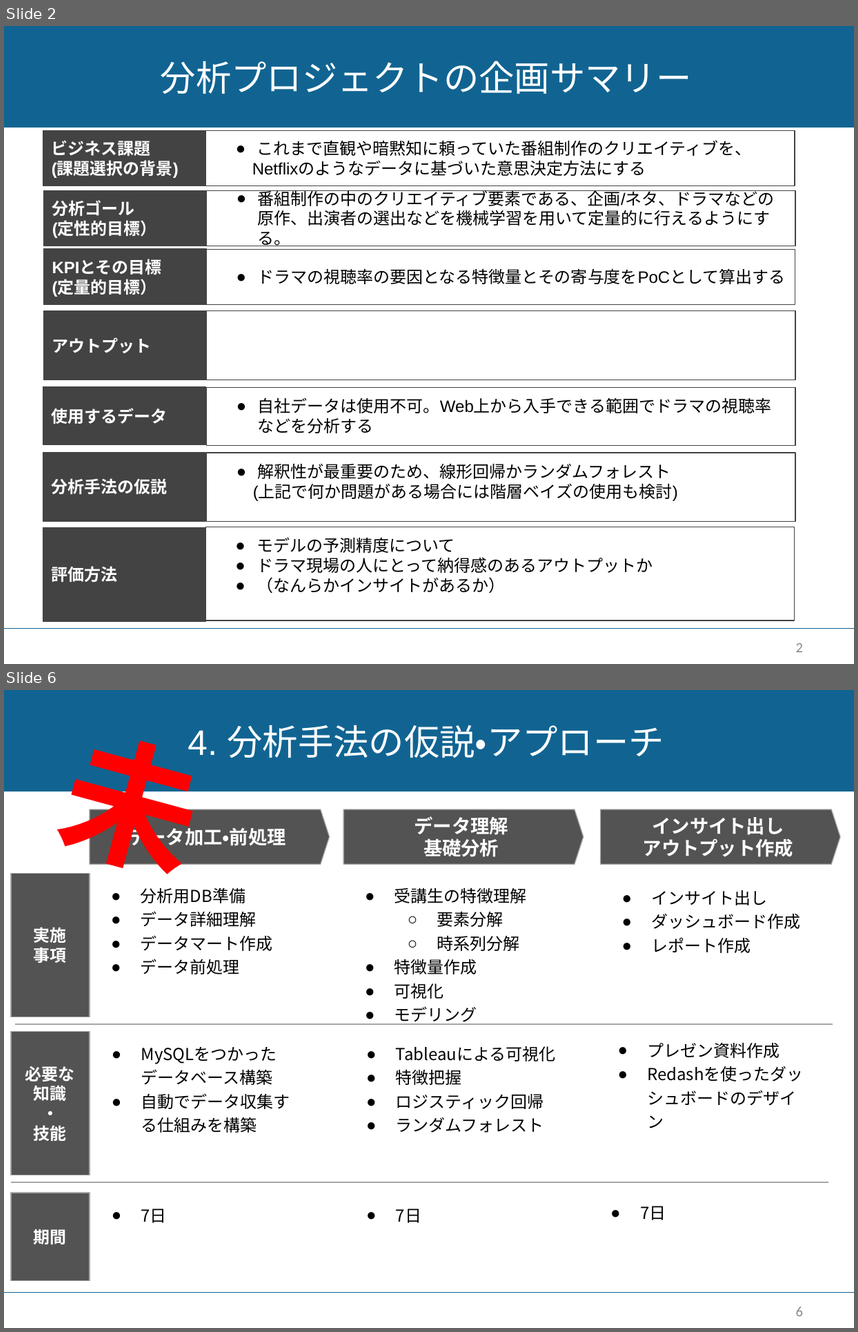
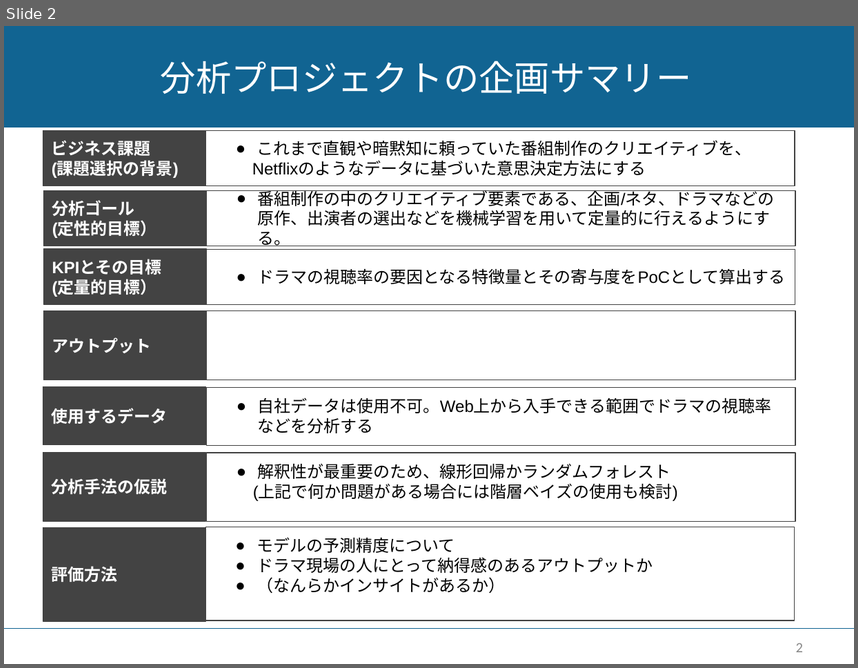
Before and after one commit to c-c-c-c/dm_integration, a slide deck: dm_integration_0110.pptx. Shown one above the other, each under a label of ours: slides 2 and 6 before the commit, slide 2 after it; the slides between them are not shown. The pictures are 858x1332 and 858x668 pixels, drawn with LibreOffice and Linux fonts; fonts in the diff are those of the drawing. Boxes give left, top, right and bottom in pixels: in the first picture for what was removed or moved away, otherwise in the second. Text is boxed around its words. In the diff, an @@ line names an element or a change of style, - is before the commit and + after.

```diff
--- a/dm_integration_0110.pptx
+++ b/dm_integration_0110.pptx
@@ slide 6 removed at (x1=4, y1=690, x2=854, y2=1328), background #FFFFFF; not listed: 2 template elements that a slide beside it also shows @@
@@ text removed at (x1=53, y1=699, x2=184, y2=870) @@
-未
@@ title removed at (x1=188, y1=725, x2=664, y2=758) @@
-4. 分析手法の仮説・アプローチ
@@ pentagon arrow removed at (x1=90, y1=809, x2=330, y2=863) @@
-データ加工・前処理
@@ pentagon arrow removed at (x1=343, y1=809, x2=583, y2=863) @@
-データ理解
-基礎分析
@@ pentagon arrow removed at (x1=601, y1=809, x2=840, y2=863) @@
-インサイト出し
-アウトプット作成
@@ rectangle removed at (x1=11, y1=873, x2=89, y2=1016) @@
-実施
-事項
@@ text removed at (x1=141, y1=888, x2=273, y2=974) @@
-● 分析用DB準備
-● データ詳細理解
-● データマート作成
-● データ前処理
@@ text removed at (x1=395, y1=888, x2=527, y2=1025) @@
-● 受講生の特徴理解
-  ○ 要素分解
-  ○ 時系列分解
-● 特徴量作成
-● 可視化
-● モデリング
@@ text removed at (x1=651, y1=890, x2=800, y2=953) @@
-● インサイト出し
-● ダッシュボード作成
-● レポート作成
@@ rectangle removed at (x1=11, y1=1031, x2=89, y2=1174) @@
-必要な
-知識
-・
-技能
@@ line removed from (15, 1024) to (833, 1024) @@
@@ text removed at (x1=396, y1=1046, x2=556, y2=1132) @@
-● Tableauによる可視化
-● 特徴把握
-● ロジスティック回帰
-● ランダムフォレスト
@@ text removed at (x1=647, y1=1043, x2=780, y2=1058) @@
-● プレゼン資料作成
-● Redashを使ったダッシュボードのデザイン
@@ text removed at (x1=141, y1=1093, x2=290, y2=1132) @@
-● MySQLをつかったデータベース構築
-● 自動でデータ収集する仕組みを構築
@@ line removed from (11, 1182) to (829, 1182) @@
@@ rectangle removed at (x1=11, y1=1192, x2=89, y2=1280) @@
-期間
@@ text removed at (x1=640, y1=1205, x2=666, y2=1220) @@
-● 7日
@@ text removed at (x1=141, y1=1208, x2=167, y2=1223) @@
-● 7日
@@ text removed at (x1=396, y1=1208, x2=421, y2=1223) @@
-● 7日
@@ page number removed at (x1=796, y1=1306, x2=803, y2=1316) @@
-6
```
Also in this commit, not shown: 2 slides changed, 2 other slides removed, 3 other files.
